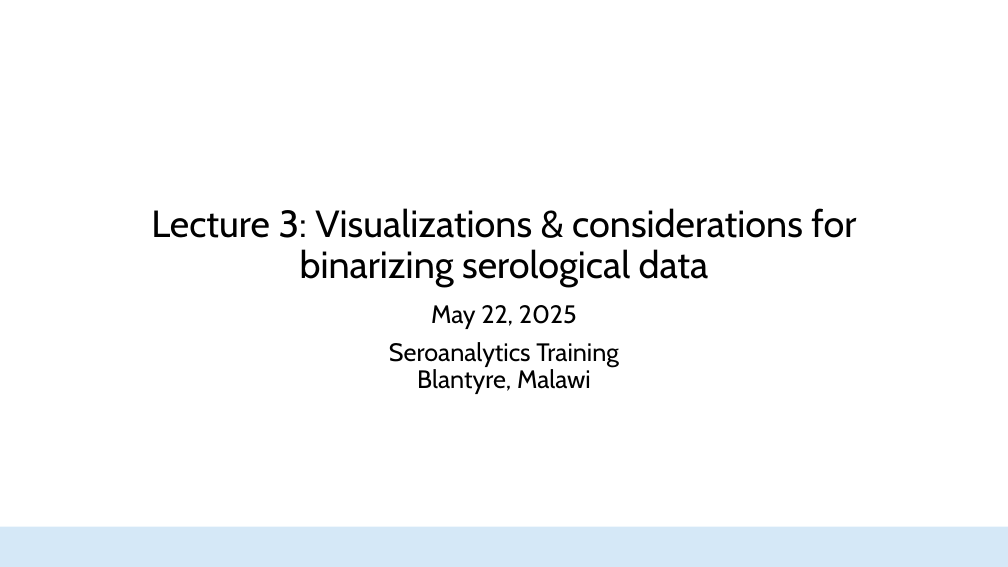
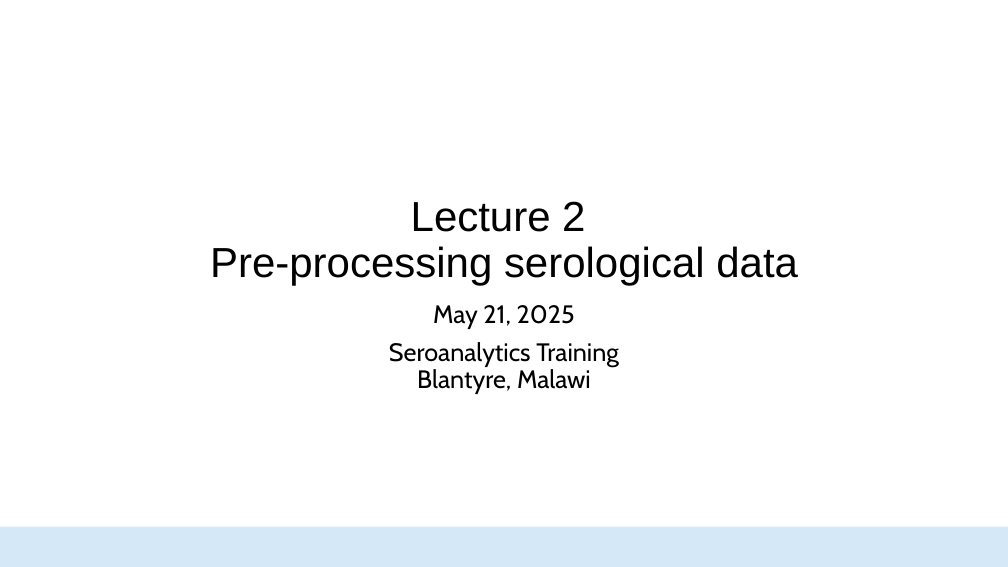
Before and after one commit to HopkinsIDD/seroanalytics_workshop, a slide deck: slide 1 of Lecture 3/Lecture 3.pptx. Drawn at 1008x567 pixels with LibreOffice and Linux fonts; fonts in the diff are those of the drawing; background and template pictures are left out. Boxes give left, top, right and bottom in pixels: in the first picture for what was removed or moved away, otherwise in the second. Text is boxed around its words. In the diff, an @@ line names an element or a change of style, - is before the commit and + after.

```diff
--- a/Lecture 3/Lecture 3.pptx
+++ b/Lecture 3/Lecture 3.pptx
@@ title at <box>210,201,798,285</box>: text changed; size 36 to 40 pt; font Cabin to Arial @@
-Lecture 3: Visualizations & considerations for binarizing serological data
+Lecture 2
+Pre-processing serological data
@@ subtitle at <box>433,305,575,329</box>: text changed @@
-May 22, 2025
+May 21, 2025
```
Also in this commit, not shown: 27 slides added, 29 slides removed, 16 other files.
